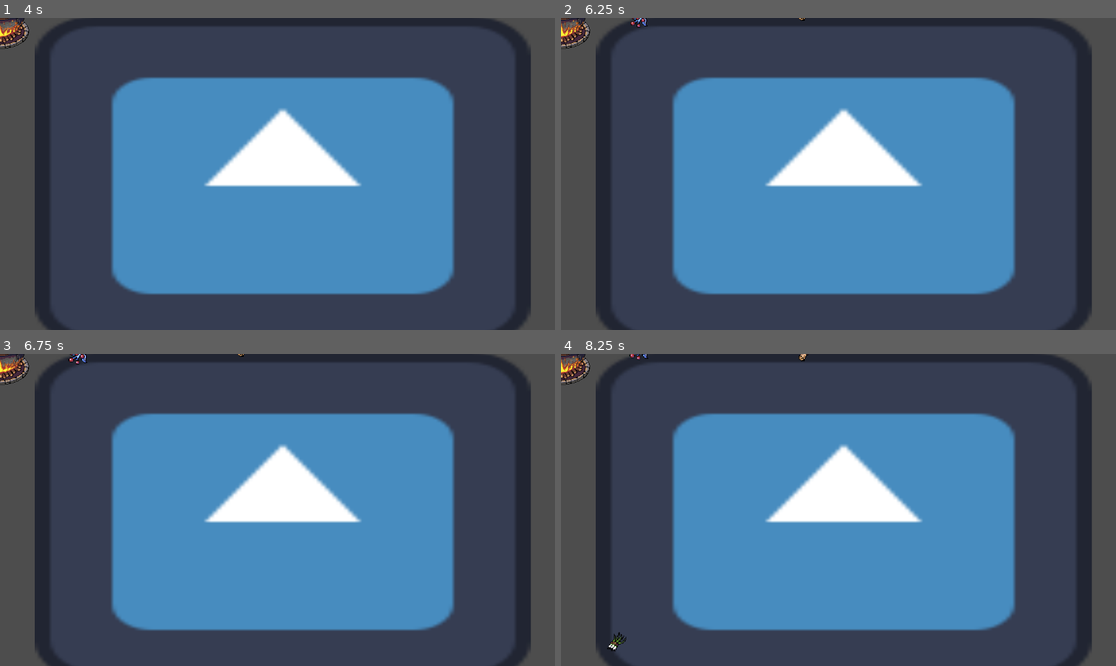
Above: before the commit, frames 1-4 (two rows, left to right).
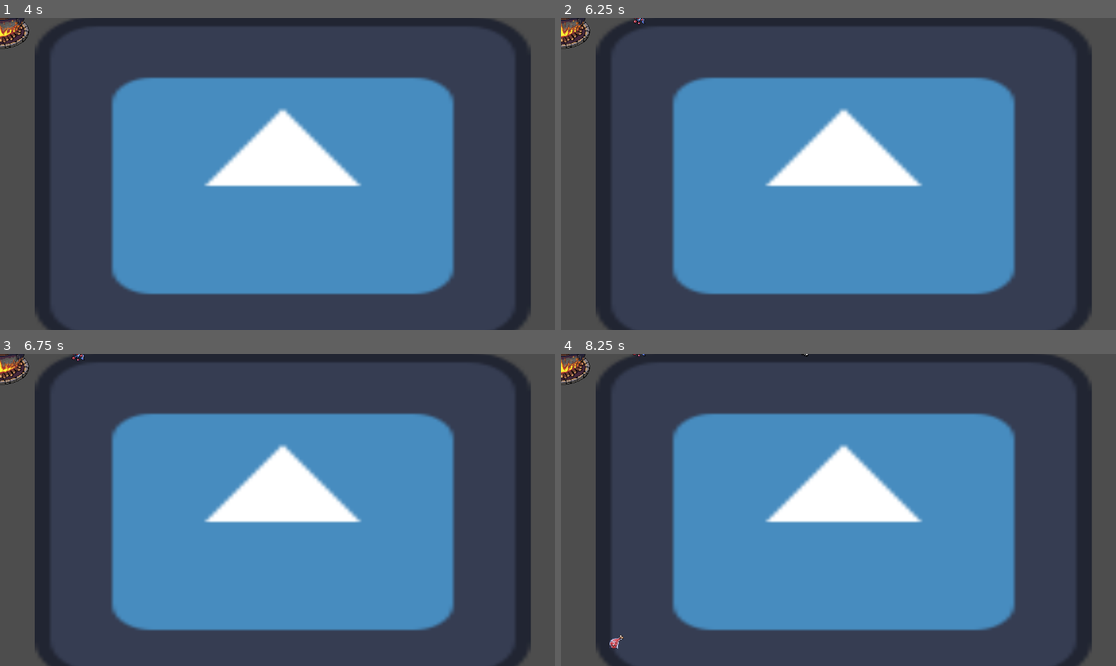
Above: after the commit, the same moments.

Repository: 0xspiderr/itec-2026
Game: Godot game, scene res://_level/level_1.tscn
Two runs of this game, one before a commit and one after it. Both use one fixed random seed, a clock stepped at 60 frames per second and the inputs below. This scene is started directly instead of the project's main scene. The engine's default icon, where the game draws it, is replaced by a stand-in: a white triangle on a blue panel in a dark square.
Inputs:
- Up to frame 1 (4 s): tap Enter at 0.5, 2.75 s; hold D (right) 0.53-1.28 s; hold E (pickup) 0.53-1.28 s; hold Down (down) 1.28-2.03 s; tap E (pickup) at 1.35, 2.85 s; tap Space at 2 s; hold D (right) 2.03-2.78 s; hold E (pickup) 2.03-2.78 s; hold W (up) 2.78-3.53 s; hold A (left) from 3.53 s (still down); hold E (pickup) from 3.53 s (still down)
- Up to frame 2 (6.25 s): release E (pickup) at 4.28 s; tap E (pickup) at 4.35, 5.85 s; release A (left) at 5.03 s; hold Down (down) 5.03-5.78 s; hold E (pickup) 5.03-5.78 s; tap Space at 5.75 s; hold D (right) from 5.78 s (still down)
- Up to frame 3 (6.75 s): tap Enter at 6.5 s; release D (right) at 6.53 s; hold W (up) from 6.53 s (still down); hold E (pickup) from 6.53 s (still down)
- Up to frame 4 (8.25 s): release W (up) at 7.28 s; release E (pickup) at 7.28 s; hold D (right) 7.28-8.03 s; tap E (pickup) at 7.35 s; hold Down (down) from 8.03 s (still down); hold E (pickup) from 8.03 s (still down)

Frame 1 is identical in both runs. In frame 2, less than 0.1% of the frame differs, in the area x 12-45%, y 0-4%; in frame 3, less than 0.1%; in frame 4, 0.2%, in the area x 8-45%, y 0-96%.

Commit message:
added: new pickup items

Diff:
--- a/_level/level_manager.gd
+++ b/_level/level_manager.gd
@@ -55,7 +55,7 @@
 	new_item.position = spawn_point.position
 
 	# pick random item type
-	var random_type = randi() % 4
+	var random_type = randi() % new_item.ITEM_TEXTURE_NAMES.size()
 	new_item.item_type_index = random_type
 
 	pickable_items.add_child(new_item, true)
--- a/_rat/rat.tscn
+++ b/_rat/rat.tscn
@@ -31,11 +31,11 @@
 properties/6/replication_mode = 2
 
 [sub_resource type="CapsuleShape2D" id="CapsuleShape2D_n77cq"]
-radius = 26.0
-height = 130.0
+radius = 12.0
+height = 48.0
 
 [sub_resource type="CircleShape2D" id="CircleShape2D_dwesx"]
-radius = 63.1981
+radius = 34.0147
 
 [node name="Rat" type="CharacterBody2D" unique_id=814430971]
 script = ExtResource("1_1meta")
@@ -48,10 +48,10 @@
 unique_name_in_owner = true
 
 [node name="Camera2D" type="Camera2D" parent="." unique_id=1256338610]
+zoom = Vector2(1.5, 1.5)
 
 [node name="AnimatedSprite2D" type="AnimatedSprite2D" parent="." unique_id=1893417312]
 texture_filter = 1
-scale = Vector2(2, 2)
 sprite_frames = ExtResource("3_n77cq")
 animation = &"idle_hold"
 autoplay = "idle"
@@ -59,8 +59,6 @@
 [node name="CollisionShape2D" type="CollisionShape2D" parent="." unique_id=1156681356]
 shape = SubResource("CapsuleShape2D_n77cq")
 
-[node name="Sprite2D" type="Sprite2D" parent="." unique_id=88085821]
-
 [node name="InteractionArea" type="Area2D" parent="." unique_id=2103028439]
 
 [node name="CollisionShape2D" type="CollisionShape2D" parent="InteractionArea" unique_id=249934080]
--- a/_soup/soup.gd
+++ b/_soup/soup.gd
@@ -17,10 +17,12 @@
 
 
 const ITEM_TIME_VALUES: Dictionary = {
-	"winter berries": 5.0,
-	"dried barley": 10.0,
-	"mushroom": 15.0,
-	"wild leeks": 8.0
+	"winter berries": 2.0,
+	"dried barley": 6.0,
+	"mushroom": 8.0,
+	"wild leeks": 6.5,
+	"turnip": 5.0,
+	"meat": 10.0
 }
 
 var base_bubble_y: float = 0.0
--- a/_soup/soup.tscn
+++ b/_soup/soup.tscn
@@ -6,6 +6,7 @@
 [ext_resource type="Texture2D" uid="uid://cu33ri3s65d38" path="res://Assets/Pickups/pickup_chanterelle.png" id="3_8c1p4"]
 [ext_resource type="Texture2D" uid="uid://dtvdbnrowsknh" path="res://Assets/Pickups/pickup_dried_barley.png" id="4_ld3k3"]
 [ext_resource type="Texture2D" uid="uid://cq830jscb2q3h" path="res://Assets/Pickups/pickup_winter_berries.png" id="5_ld3k3"]
+[ext_resource type="Texture2D" uid="uid://bmissj4motivb" path="res://Assets/Pickups/pickup_turnip.png" id="6_000xh"]
 [ext_resource type="Texture2D" uid="uid://be2tp481vo457" path="res://Assets/UI/speech_bubble.png" id="6_8c1p4"]
 
 [sub_resource type="AtlasTexture" id="AtlasTexture_0p4kj"]
@@ -73,10 +74,12 @@
 properties/1/replication_mode = 2
 
 [node name="Soup" type="StaticBody2D" unique_id=1186833826]
+z_index = 1
 script = ExtResource("1_fotto")
 item_textures = Dictionary[String, Texture2D]({
 "dried barley": ExtResource("4_ld3k3"),
 "mushroom": ExtResource("3_8c1p4"),
+"turnip": ExtResource("6_000xh"),
 "wild leeks": ExtResource("2_7r22i"),
 "winter berries": ExtResource("5_ld3k3")
 })
--- a/pickable_item/pickable_item.gd
+++ b/pickable_item/pickable_item.gd
@@ -6,7 +6,9 @@
 	"winter berries",
 	"dried barley",
 	"mushroom",
-	"wild leeks"
+	"wild leeks",
+	"turnip",
+	"meat"
 ]
 
 @export var item_type_index: int = 0:
@@ -31,14 +33,6 @@
 	item_name = ITEM_TEXTURE_NAMES[item_type_index]
 
 
-#func _on_area_2d_body_entered(body: Node2D) -> void:
-	#if not multiplayer.is_server():
-		#return
-	#
-	#if body is RatController:
-		#_pickup(body)
-
-
 func server_confirm_pickup(picker: RatController) -> void:
 	if not multiplayer.is_server(): return
 
@@ -52,7 +46,7 @@
 	scale = Vector2.ZERO
 
 	var tween = create_tween()
-	tween.tween_property(self, "scale", Vector2(1.45, 1.45), TWEEN_TIME_SPAWN)\
+	tween.tween_property(self, "scale", Vector2(1.0, 1.0), TWEEN_TIME_SPAWN)\
 		.set_trans(Tween.TRANS_ELASTIC)\
 		.set_ease(Tween.EASE_OUT)
 
--- a/pickable_item/pickable_item.tscn
+++ b/pickable_item/pickable_item.tscn
@@ -5,6 +5,8 @@
 [ext_resource type="Texture2D" uid="uid://dtvdbnrowsknh" path="res://Assets/Pickups/pickup_dried_barley.png" id="3_ffplj"]
 [ext_resource type="Texture2D" uid="uid://cu33ri3s65d38" path="res://Assets/Pickups/pickup_chanterelle.png" id="4_dgsth"]
 [ext_resource type="Texture2D" uid="uid://c0jj0edc8d17s" path="res://Assets/Pickups/pickup_wild_leeks.png" id="5_taee6"]
+[ext_resource type="Texture2D" uid="uid://bmissj4motivb" path="res://Assets/Pickups/pickup_turnip.png" id="6_ffplj"]
+[ext_resource type="Texture2D" uid="uid://bu6ivw6s6i4xt" path="res://Assets/Pickups/pickup_frozen_rabbit_leg.png" id="7_dgsth"]
 
 [sub_resource type="CircleShape2D" id="CircleShape2D_6w6i5"]
 radius = 13.0
@@ -19,7 +21,7 @@
 
 [node name="PickableItem" type="Node2D" unique_id=2025876948]
 script = ExtResource("1_6w6i5")
-item_textures = Array[Texture2D]([ExtResource("2_rxv7r"), ExtResource("3_ffplj"), ExtResource("4_dgsth"), ExtResource("5_taee6")])
+item_textures = Array[Texture2D]([ExtResource("2_rxv7r"), ExtResource("3_ffplj"), ExtResource("4_dgsth"), ExtResource("5_taee6"), ExtResource("6_ffplj"), ExtResource("7_dgsth")])
 
 [node name="Sprite2D" type="Sprite2D" parent="." unique_id=1313488417]
 texture_filter = 1
